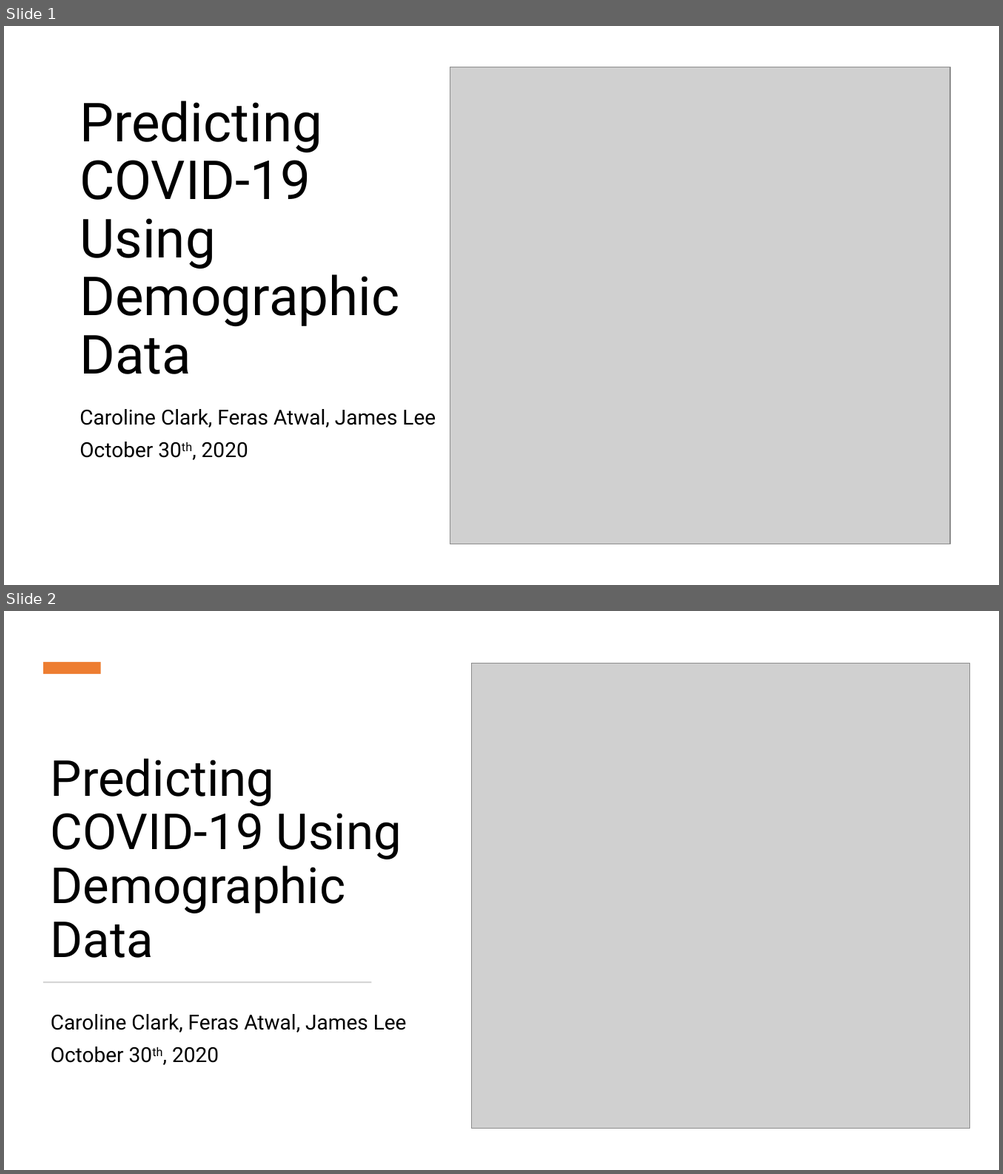
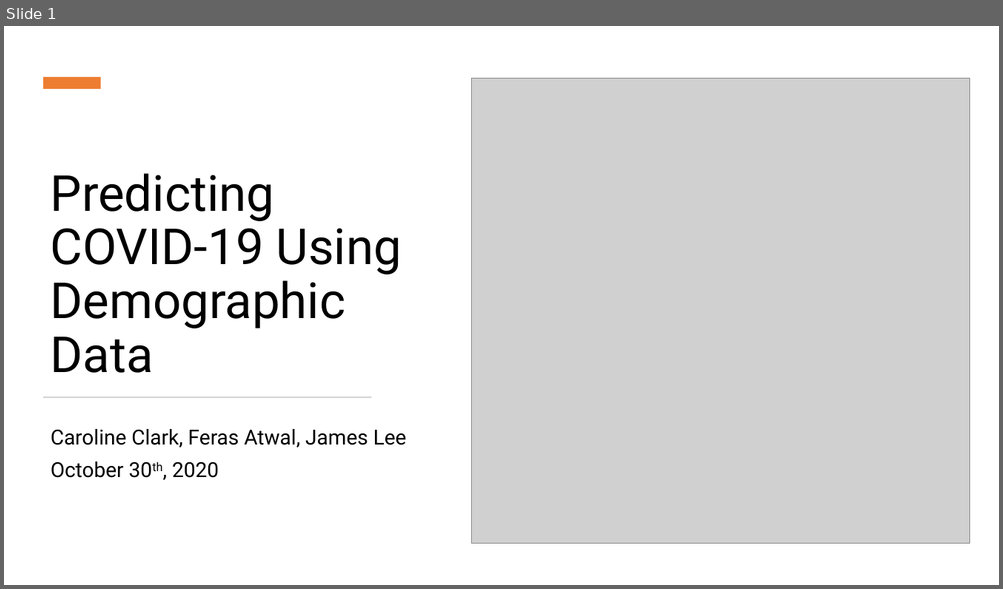
Before and after one commit to cxclark/covid19-analysis, a slide deck: 2020_10_30_covid_usa_analysis.pptx. Shown one above the other, each under a label of ours: slides 1 and 2 before the commit, slide 1 after it. The pictures are 1003x1174 and 1003x589 pixels, drawn with LibreOffice and Linux fonts; fonts in the diff are those of the drawing; grey boxes stand for pictures. Boxes give left, top, right and bottom in pixels: in the first picture for what was removed or moved away, otherwise in the second. Text is boxed around its words. In the diff, an @@ line names an element or a change of style, - is before the commit and + after.

```diff
--- a/2020_10_30_covid_usa_analysis.pptx
+++ b/2020_10_30_covid_usa_analysis.pptx
@@ slide 1 removed at (x1=4, y1=26, x2=999, y2=585), background #FFFFFF @@
@@ picture removed at (x1=449, y1=67, x2=950, y2=545) @@
@@ title removed at (x1=79, y1=101, x2=399, y2=375) @@
-Predicting COVID-19 Using Demographic Data
@@ subtitle removed at (x1=79, y1=409, x2=435, y2=458) @@
-Caroline Clark, Feras Atwal, James Lee
-October 30th, 2020
@@ what was slide 2 is now slide 1 @@
```
Also in this commit, not shown: 4 slides changed, 2 slides added, 1 other slide removed, 1 other file.
